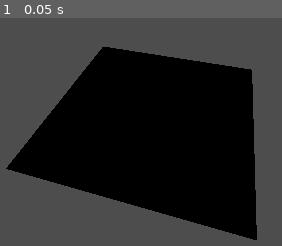
Above: before the commit, frame 1.
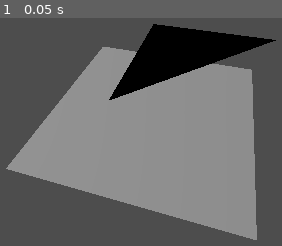
Above: after the commit, the same moment.

Repository: CyrillePierre/marching_cubes
Game: Godot game, scene res://scenes/main.tscn
Same seed, same stepped clock (60 frames per second), same inputs: the game is played once before the commit and once after it.
Inputs:
- Up to frame 1 (0.05 s): no input

The runs differ from the first frame. In frame 1, 51% of the frame differs, in the area x 2-98%, y 2-98%.

Commit message:
compute cells

Diff:
--- a/scenes/main.tscn
+++ b/scenes/main.tscn
@@ -2,7 +2,15 @@
 
 [ext_resource type="Script" path="res://scripts/marching_cubes.gd" id="1_lidwy"]
 
-[sub_resource type="ArrayMesh" id="ArrayMesh_e1lbk"]
+[sub_resource type="ArrayMesh" id="ArrayMesh_aj8dp"]
+_surfaces = [{
+"aabb": AABB(0, 0, 0, 0.5, 1e-05, 0.5),
+"format": 34359738369,
+"primitive": 3,
+"uv_scale": Vector4(0, 0, 0, 0),
+"vertex_count": 3,
+"vertex_data": PackedByteArray(0, 0, 0, 0, 0, 0, 0, 0, 0, 0, 0, 0, 0, 0, 0, 63, 0, 0, 0, 0, 0, 0, 0, 0, 0, 0, 0, 0, 0, 0, 0, 0, 0, 0, 0, 63)
+}]
 
 [sub_resource type="PlaneMesh" id="PlaneMesh_l3mta"]
 
@@ -10,11 +18,15 @@
 
 [node name="marching_cubes" type="MeshInstance3D" parent="."]
 transform = Transform3D(1, 0, 0, 0, 1, 0, 0, 0, 1, 0, 1, 0)
-mesh = SubResource("ArrayMesh_e1lbk")
+mesh = SubResource("ArrayMesh_aj8dp")
 script = ExtResource("1_lidwy")
+cube_size = 1.0
 
 [node name="plane" type="MeshInstance3D" parent="."]
 mesh = SubResource("PlaneMesh_l3mta")
 
-[node name="Camera3D" type="Camera3D" parent="."]
+[node name="camera" type="Camera3D" parent="."]
 transform = Transform3D(0.962337, -0.137718, 0.234397, -4.20715e-08, 0.862196, 0.506576, -0.27186, -0.487496, 0.829722, 0.584152, 2.17376, 2.16761)
+
+[node name="light" type="DirectionalLight3D" parent="."]
+transform = Transform3D(-0.5, 0.75, -0.433013, 0, 0.5, 0.866025, 0.866025, 0.433013, -0.25, -3, 2, 0)
--- a/scripts/marching_cubes.gd
+++ b/scripts/marching_cubes.gd
@@ -1,36 +1,114 @@
 @tool
 extends MeshInstance3D
 
-@export var resolution = 4:
+class Cell:
+	var density: Array[float]
+	var points: Array[Vector3]
+	var index: int
+
+@export var resolution = 2:
 	set(value):
 		_resolution = value
 		reset()
 	get:
 		return _resolution
 
-@export var cube_size = 0.5
+@export var cube_size = 0.5:
+	set(value):
+		_cube_size = value
+	get:
+		return _cube_size
 
 var _density_map: PackedFloat32Array
-var _resolution: int
+var _resolution: int = 2
+var _cube_size: float = 0.5
+var _cells: Array[Dictionary]
 
 # Called when the node enters the scene tree for the first time.
 func _ready() -> void:
-	pass # Replace with function body.
-
+	reset()
 
 # Called every frame. 'delta' is the elapsed time since the previous frame.
-func _process(delta: float) -> void:
+func _process(_delta: float) -> void:
 	pass
 
 func reset() -> void:
-	_ready()
+	if mesh is ArrayMesh:
+		mesh.clear_surfaces()
+	initialize_density_map()
+	create_cells()
+	create_mesh()
+	print('cells:')
+	print(_cells)
 
-func _initialize_density_map() -> void:
+func initialize_density_map() -> void:
 	_density_map = PackedFloat32Array()
 	_density_map.resize(resolution ** 3)
-	_density_map.fill(0)
+	_density_map.fill(-1.)
 
-	for i in range(resolution):
-		for j in range(resolution):
-			for k in range(resolution):
-				pass
+	set_density(0, 1, 1, 1.0)
+
+func get_density(i: int, j: int, k: int) -> float:
+	return _density_map[i + (j + k * _resolution) * _resolution]
+
+func set_density(i: int, j: int, k: int, value: float) -> void:
+	_density_map[i + (j + k * _resolution) * _resolution] = value
+
+func create_cells():
+	_cells = []
+	_cells.resize((resolution - 1) ** 3)
+	var index = 0
+	for i in range(resolution - 1):
+		for j in range(resolution - 1):
+			for k in range(resolution - 1):
+				_cells[index] = create_cell(i, j, k)
+				index += 1
+
+func create_cell(i: int, j: int, k: int) -> Dictionary:
+	var cell = {
+		density = [
+			get_density(i + 0, j + 0, k + 0),
+			get_density(i + 1, j + 0, k + 0),
+			get_density(i + 0, j + 1, k + 0),
+			get_density(i + 1, j + 1, k + 0),
+			get_density(i + 0, j + 0, k + 1),
+			get_density(i + 1, j + 0, k + 1),
+			get_density(i + 0, j + 1, k + 1),
+			get_density(i + 1, j + 1, k + 1),
+		],
+		points = [
+			get_pos(i + 0, j + 0, k + 0),
+			get_pos(i + 1, j + 0, k + 0),
+			get_pos(i + 0, j + 1, k + 0),
+			get_pos(i + 1, j + 1, k + 0),
+			get_pos(i + 0, j + 0, k + 1),
+			get_pos(i + 1, j + 0, k + 1),
+			get_pos(i + 0, j + 1, k + 1),
+			get_pos(i + 1, j + 1, k + 1),
+		],
+	}
+	cell.index = cube_index(cell)
+	return cell
+
+func cube_index(cell: Dictionary):
+	var index = 0
+	for i in range(8):
+		if cell.density[i] > 0.: index |= 1 << i
+	return index
+
+func create_mesh() -> void:
+	var vertices = PackedVector3Array()
+	vertices.push_back(get_pos(0, 0, 0))
+	vertices.push_back(get_pos(1, 0, 0))
+	vertices.push_back(get_pos(0, 0, 1))
+
+	var arrays = []
+	arrays.resize(Mesh.ARRAY_MAX)
+	arrays[Mesh.ARRAY_VERTEX] = vertices
+
+	var array_mesh = ArrayMesh.new()
+	array_mesh.add_surface_from_arrays(Mesh.PRIMITIVE_TRIANGLES, arrays)
+	mesh = array_mesh
+
+func get_pos(i: int, j: int, k: int) -> Vector3:
+	return Vector3(i, j, k) * _cube_size
